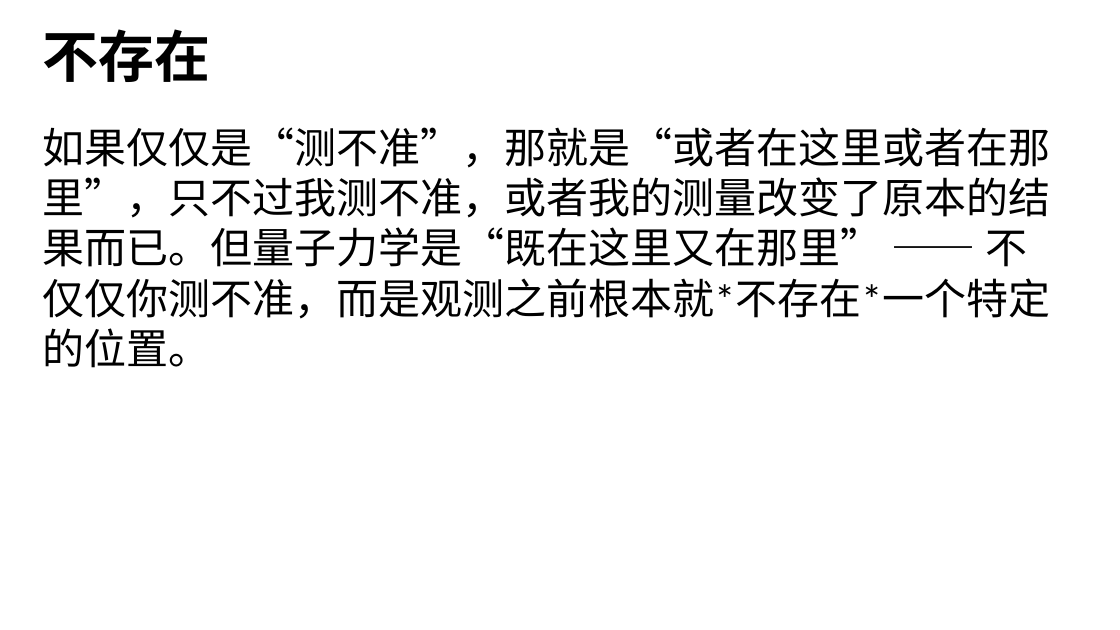
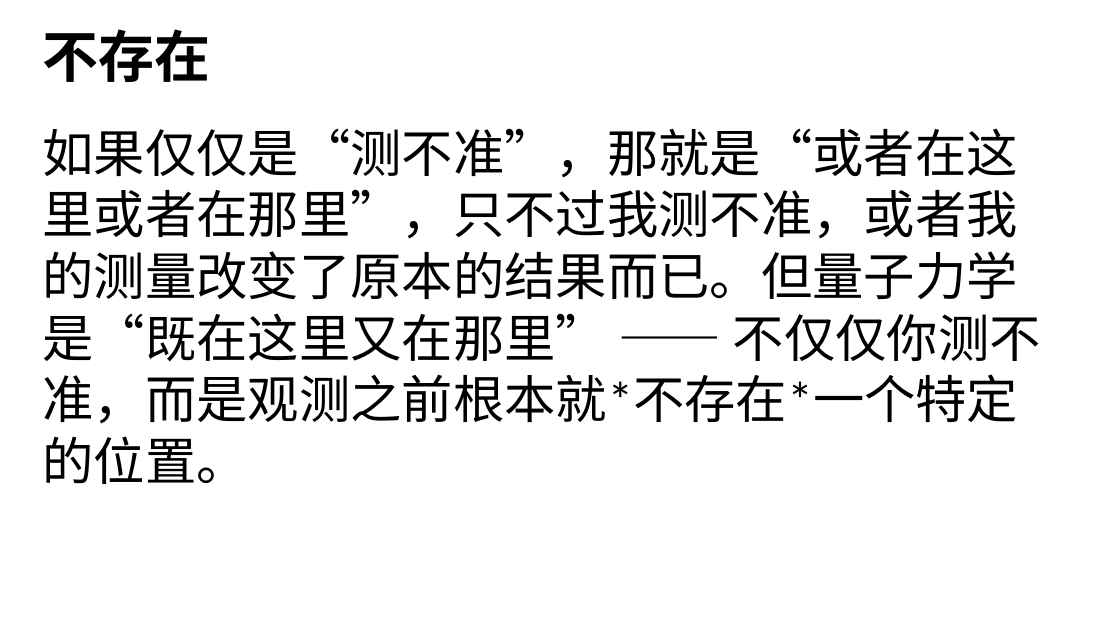
Before and after one commit to FredJiangFei/MyDocuments, a slide deck: slide 8 of 其他/薛定谔的猫/薛定谔的猫 - 副本.pptx (slide 6 before the commit). Drawn at 1120x630 pixels with LibreOffice and Linux fonts; fonts in the diff are those of the drawing. Boxes give left, top, right and bottom in pixels: in the first picture for what was removed or moved away, otherwise in the second. Text is boxed around its words. In the diff, an @@ line names an element or a change of style, - is before the commit and + after.

```diff
--- a/其他/薛定谔的猫/薛定谔的猫 - 副本.pptx
+++ b/其他/薛定谔的猫/薛定谔的猫 - 副本.pptx
@@ text "如果仅仅是“测不准”，那就是“或者在这里或者在那里”，只不过我测不准，或者我的测量改变了原本的结果而已。但量子力学是“既 ..." at [42, 128, 1041, 484]: size 36 to 44 pt @@
```
Also in this commit, not shown: 6 other slides changed, 3 slides added.
